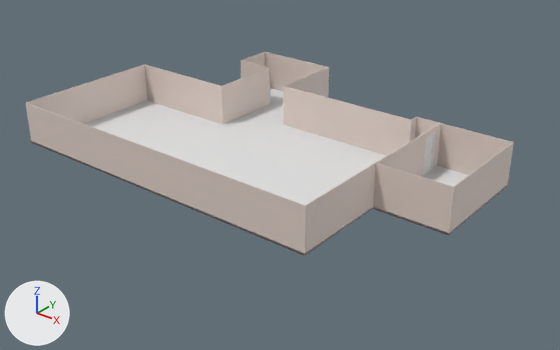
Before and after pictures for a commit that changed the Blender file SourceArt/RoomMesh/YoobeeL1.blend.
Before and after are seen from a 50 mm camera at (31.7, -38.1, 17.4) aimed at (8.2, -8.7, -0.8). Arrows for +X, +Y and +Z are at lower left; the lights stay in place.

Script lines for the objects in view, before the commit:
```python
me_floor = bpy.data.meshes.new('Floor')
me_floor.from_pydata(...)  # 12 vertices, 1 face; spans x -4.2..15.0, y -15.5..0.0, z 0.0
me_floor.materials.append(mat_floor_material)  # white #e7e7e7
me_floor_001 = bpy.data.meshes.new('Floor.001')
me_floor_001.from_pydata(...)  # 4 vertices, 1 face; spans x 0.0..3.94, y -6.2..0.0, z 0.0
me_floor_001.materials.append(mat_floor_material)  # white #e7e7e7
me_room_002 = bpy.data.meshes.new('Room.002')
me_room_002.from_pydata(...)  # 8 vertices, 4 faces; spans x 0.0..3.94, y -6.2..0.0, z 0.0..2.4
me_room_002.materials.append(mat_wall_material)
me_temp = bpy.data.meshes.new('temp')
me_temp.from_pydata(...)  # 24 vertices, 12 faces; spans x -4.2..15.0, y -15.5..0.0, z 0.0..2.4
me_temp.materials.append(mat_wall_material)
ob_floor = bpy.data.objects.new('Floor', me_floor)
ob_floor.parent = ob_room
ob_floor.location = (0.0, 0.0, 0.0)
ob_floor_001 = bpy.data.objects.new('Floor.001', me_floor_001)
ob_floor_001.parent = ob_room_001
ob_floor_001.location = (0.0, 0.0, 0.0)
ob_room = bpy.data.objects.new('Room', me_temp)
ob_room.location = (0.0, 0.0, 0.0)
_m = ob_room.modifiers.new('Solidify', 'SOLIDIFY')
_m.thickness = 0.03
_m.use_even_offset = True
_m.use_quality_normals = True
_m = ob_room.modifiers.new('Boolean', 'BOOLEAN')
_m.object = ob_ctrl_hole
ob_room_001 = bpy.data.objects.new('Room.001', me_room_002)
ob_room_001.location = (15.01, -3.97, 0.0)
_m = ob_room_001.modifiers.new('Solidify', 'SOLIDIFY')
_m.thickness = 0.03
_m.use_even_offset = True
_m.use_quality_normals = True
_m = ob_room_001.modifiers.new('Boolean', 'BOOLEAN')
_m.object = ob_ctrl_hole
```
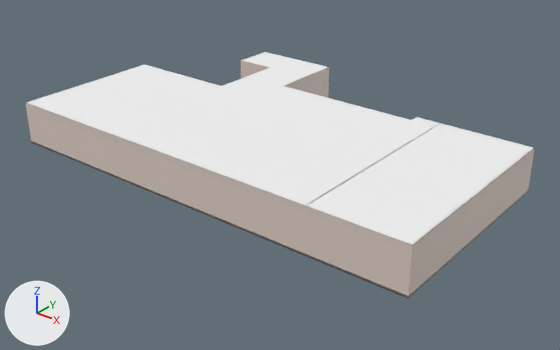
Where the change shows, as pixel boxes [x1, y1, x2, y2] in the pictures (560 x 350 px; the box of a moved part takes in the faces that stretch with it):
'Ceiling', added: after [27, 52, 440, 206]
'Room.001', mesh rescaled (63% wider, 57% taller): before [373, 123, 514, 235]; after [305, 123, 535, 299]
'Ceiling.001', added: after [307, 123, 534, 245]
part 2 of me_floor_001, moved or reshaped (not visible afterwards): before [421, 166, 468, 187]
'Floor', unchanged, covered by the edit: before [85, 88, 386, 205]

Diff of the bpy script that builds the scene:
```diff
--- a/SourceArt/RoomMesh/YoobeeL1.blend.py
+++ b/SourceArt/RoomMesh/YoobeeL1.blend.py
@@ mat_ceiling_material @@
+mat_ceiling_material = bpy.data.materials.new('Ceiling_material')
+# nodes: BsdfAnisotropic, BsdfDiffuse, MixShader, OutputMaterial
+# colours: white #f9f9f9
@@ me_room_002 @@
 me_room_002.from_pydata(...)  # 8 vertices, 4 faces; spans x 0.0..3.94, y -6.2..0.0, z 0.0..2.4
+# me_room_002 part 1: the whole mesh is scaled about the mesh origin by (1.27, 1.86, 1)
 me_room_002.materials.append(mat_wall_material)
@@ me_floor_001 @@
 me_floor_001.from_pydata(...)  # 4 vertices, 1 face; spans x 0.0..3.94, y -6.2..0.0, z 0.0
 # used by ob_floor_001; parent = ob_room_001; location = (0.0, 0.0, 0.0)
-me_floor_001.vertices[1].co = (3.94, 0.0, 0.0)  # pixel (507, 186)
-me_floor_001.vertices[2].co = (3.94, -6.2, 0.0)  # pixel (448, 235)
-me_floor_001.vertices[3].co = (0.0, -6.2, 0.0)  # pixel (373, 209)
+# me_floor_001 part 2
+me_floor_001.vertices[1].co = (5.0, 0.0, 0.0)  # pixel (527, 192)
+me_floor_001.vertices[2].co = (5.0, -11.54, 0.0)  # pixel (408, 298)
+me_floor_001.vertices[3].co = (0.0, -11.54, 0.0)  # pixel (304, 255)
 me_floor_001.materials.append(mat_floor_material)
@@ me_ceiling_001 @@
+me_ceiling_001.from_pydata([(0.0, 0.0, 2.4), (5.0, 0.0, 2.4), (5.0, -11.54, 2.4), (0.0, -11.54, 2.4)], [], [(0, 1, 2, 3)])
+me_ceiling_001.materials.append(mat_ceiling_material)
@@ me_ceiling @@
+me_ceiling.from_pydata([(0.0, 0.0, 2.4), (2.6, 0.0, 2.4), (5.2, 0.0, 2.4), (5.2, -4.5, 2.4), (13.6, -4.5, 2.4), (13.6, -4.0, 2.4), (15.0, -4.0, 2.4), (15.0, -15.5, 2.4), (-4.2, -15.5, 2.4), (-4.2, -6.8, 2.4), (2.3, -6.8, 2.4), (2.3, -2.4, 2.4), (0.0, -2.4, 2.4)], [], [(0, 1, 2, 3, 4, 5, 6, 7, 8, 9, 10, 11, 12)])
+me_ceiling.materials.append(mat_ceiling_material)
@@ ob_room @@
 _m = ob_room.modifiers.new('Boolean', 'BOOLEAN')
 _m.object = ob_ctrl_hole
+_m = ob_room.modifiers.new('Boolean.001', 'BOOLEAN')
+_m.object = ob_ctrl_hole_001
+_m = ob_room.modifiers.new('Boolean.002', 'BOOLEAN')
+_m.object = ob_ctrl_hole_002
@@ ob_ctrl_hole_002 @@
+ob_ctrl_hole_002 = bpy.data.objects.new('CTRL_Hole.002', me_ctrl_hole_003)  # a box spanning x -0.75..0.75, y -0.12..0.12, z 0.0..2.38; in mat_hidden_material (white #ffffff)
+ob_ctrl_hole_002.parent = ob_window_group_001
+ob_ctrl_hole_002.location = (0.0, 0.0, 0.0)
+ob_ctrl_hole_002.scale = (1.0, 2.05, 1.0)
@@ ob_window_group_001 @@
+ob_window_group_001 = bpy.data.objects.new('Window_Group.001', None)
+ob_window_group_001.parent = ob_room
+ob_window_group_001.location = (14.98, -14.72, 0.0000863)
+ob_window_group_001.rotation_euler = (0.0, 0.0, 4.712)  # degrees (0, 0, 270)
@@ ob_ctrl_hole_001 @@
+ob_ctrl_hole_001 = bpy.data.objects.new('CTRL_Hole.001', me_ctrl_hole_001)  # a box spanning x -3.08..3.08, y -0.12..0.12, z -0.04..2.38; in mat_hidden_material (white #ffffff)
+ob_ctrl_hole_001.parent = ob_window_group
+ob_ctrl_hole_001.location = (0.0, 0.0, 0.0)
+ob_ctrl_hole_001.scale = (1.0, 2.05, 1.0)
@@ ob_window_group @@
+ob_window_group = bpy.data.objects.new('Window_Group', None)
+ob_window_group.parent = ob_room
+ob_window_group.location = (14.98, -8.701, 0.0)
+ob_window_group.rotation_euler = (0.0, 0.0, 4.712)  # degrees (0, 0, 270)
@@ ob_ceiling_001 @@
+ob_ceiling_001 = bpy.data.objects.new('Ceiling.001', me_ceiling_001)
+ob_ceiling_001.parent = ob_room_001
+ob_ceiling_001.location = (0.0, 0.0, 0.0)
@@ ob_ceiling @@
+ob_ceiling = bpy.data.objects.new('Ceiling', me_ceiling)
+ob_ceiling.parent = ob_room
+ob_ceiling.location = (0.0, 0.0, 0.0)
```
